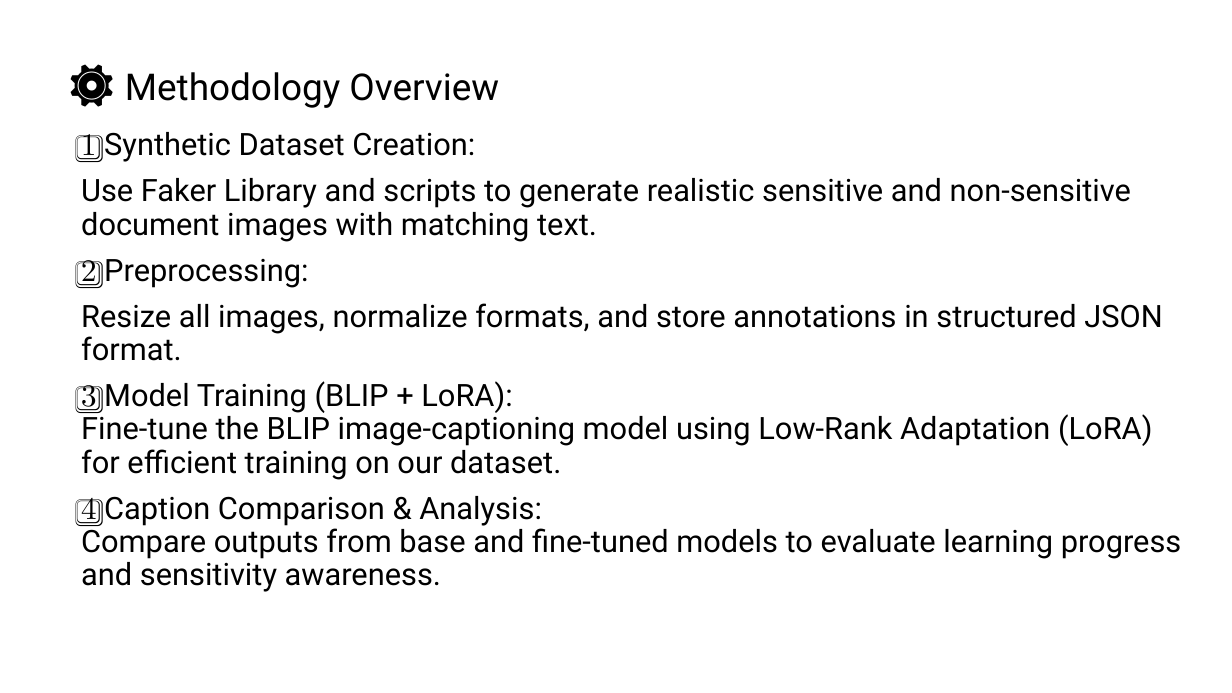
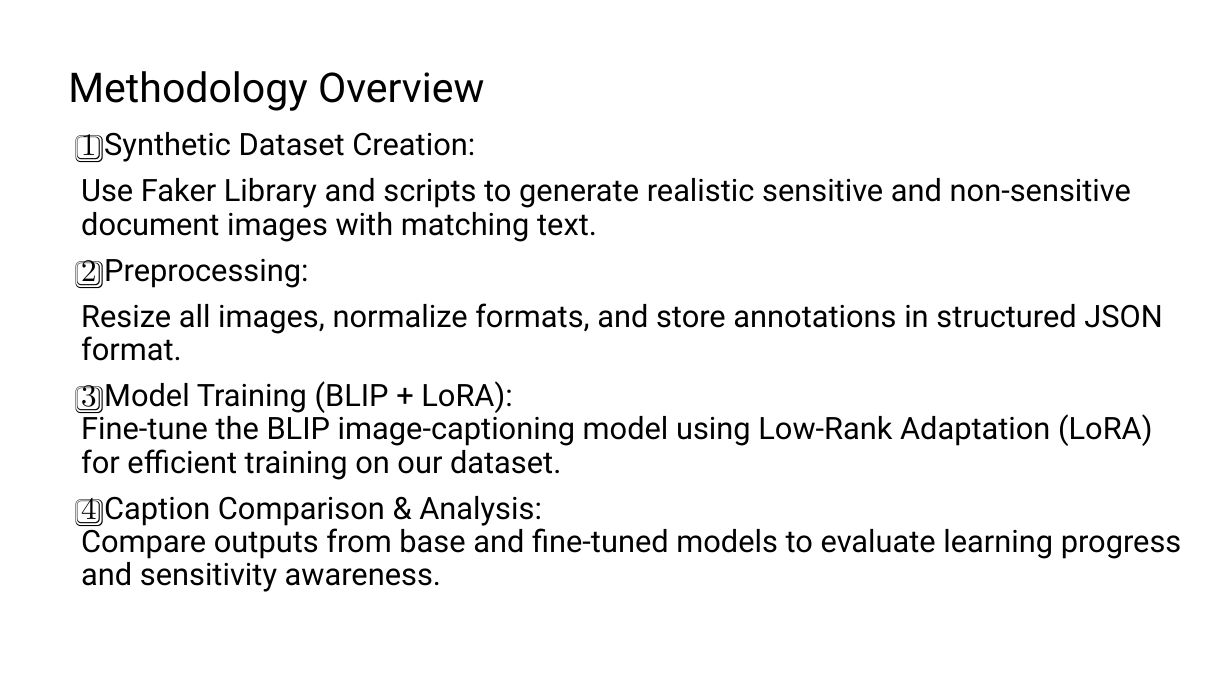
Before and after one commit to Yuval10Dahan/Final-Project-CS, a slide deck: slide 5 of Phase 2/Mid Presentation.pptx. Drawn at 1232x693 pixels with LibreOffice and Linux fonts; fonts in the diff are those of the drawing. Boxes give left, top, right and bottom in pixels: in the first picture for what was removed or moved away, otherwise in the second. Text is boxed around its words. In the diff, an @@ line names an element or a change of style, - is before the commit and + after.

```diff
--- a/Phase 2/Mid Presentation.pptx
+++ b/Phase 2/Mid Presentation.pptx
@@ title at (x1=68, y1=71, x2=484, y2=111): text changed; size 28.8 to 32 pt @@
-⚙️ Methodology Overview
+Methodology Overview
```
Also in this commit, not shown: 9 other slides changed, 2 other files.
